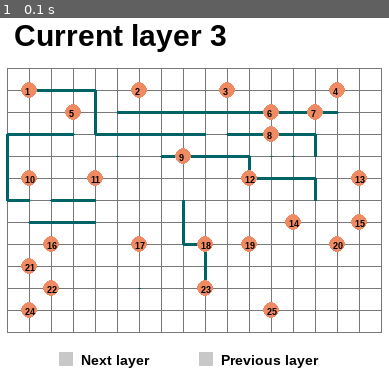
Above: before the commit, frame 1.
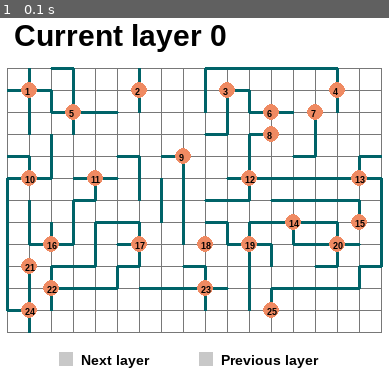
Above: after the commit, the same moment.

Repository: Lesliedao/paprikachips
Game: pygame game, started from pygame_ex.py
The game is run twice, just before and just after one commit, with the same random seed, the same clock (stepped at 60 frames per second) and the same inputs.
Inputs:
- Up to frame 1 (0.1 s): no input

The runs differ from the first frame. In frame 1, 6.8% of the frame differs, in the area x 1-99%, y 1-89%.

Commit message:
gates verschijnen nu op de onderste laag (0)

Diff:
--- a/pygame_ex.py
+++ b/pygame_ex.py
@@ -28,7 +28,7 @@
 screenwidth = 400
 block_size = 22
 grid_font_size = 9
-current_layer = 3
+current_layer = 0
 node_size = 8
 
 block_am_x = 17 #17
@@ -109,7 +109,7 @@
 
 
         # Zet de nodes met nummers op de grid.
-        if current_layer == 3:
+        if current_layer == 0:
             for i in node_list:
                 node_number = font_grid.render("%d" %i[0], True, BLACK)
                 pygame.draw.circle(screen, RED, (int(banner_left + (i[1] * block_size)), int(banner_top+ (i[2] * block_size))), node_size, 0)
